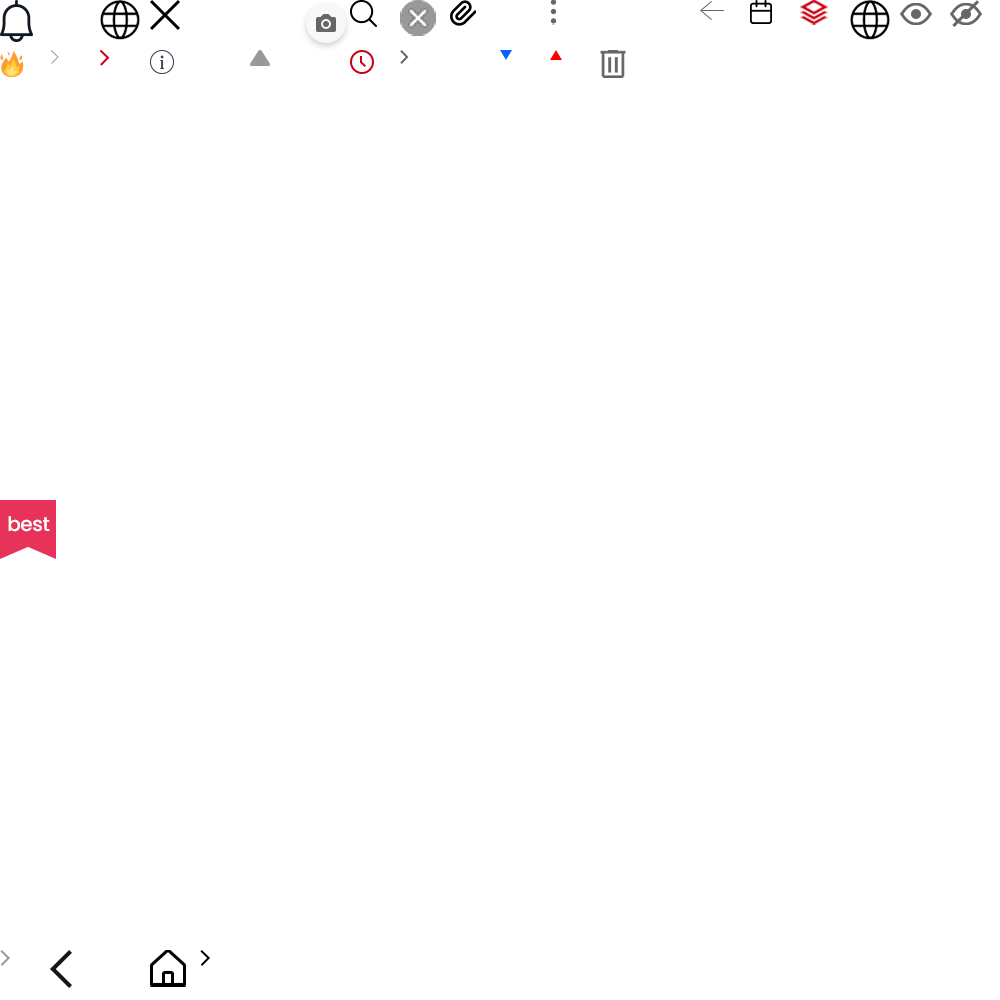
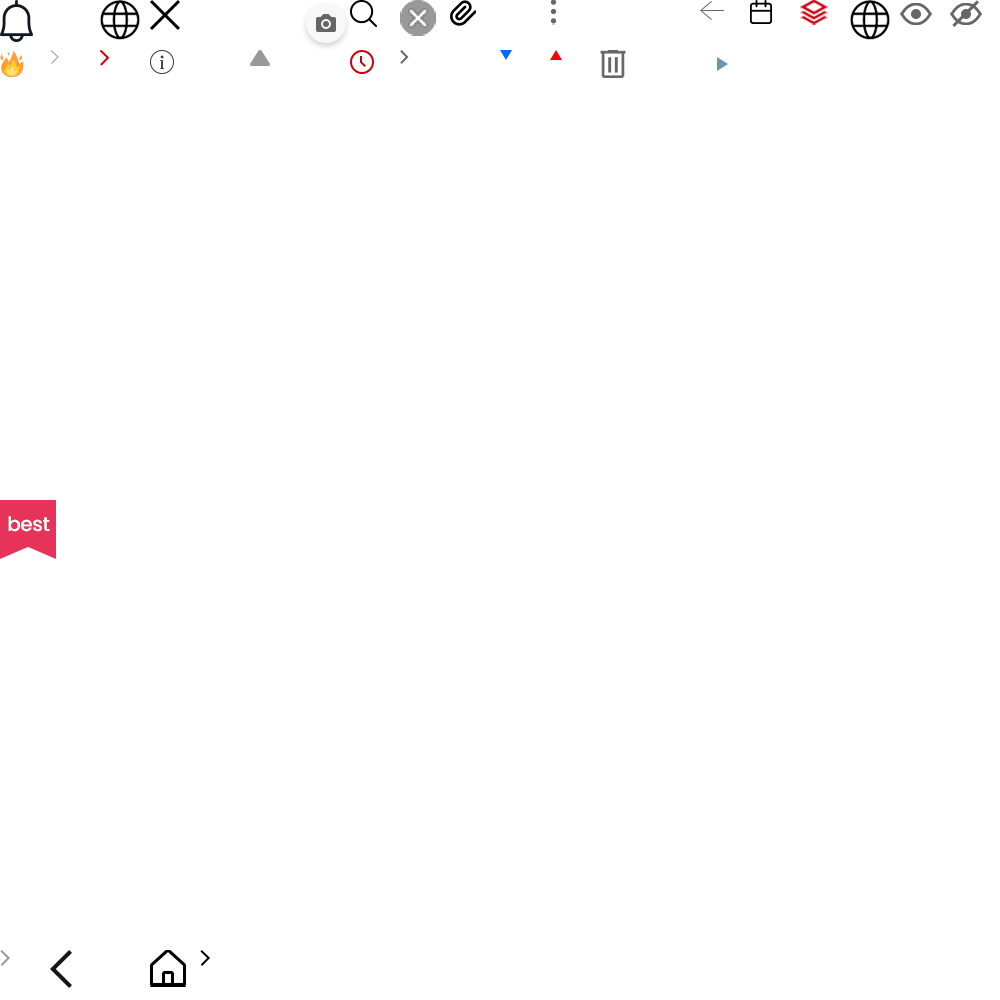
Layer changes from the first 1000 x 1000 image to the second:
added layer "레이어 32" in group "그룹 2" over (717, 57, 728, 71)
